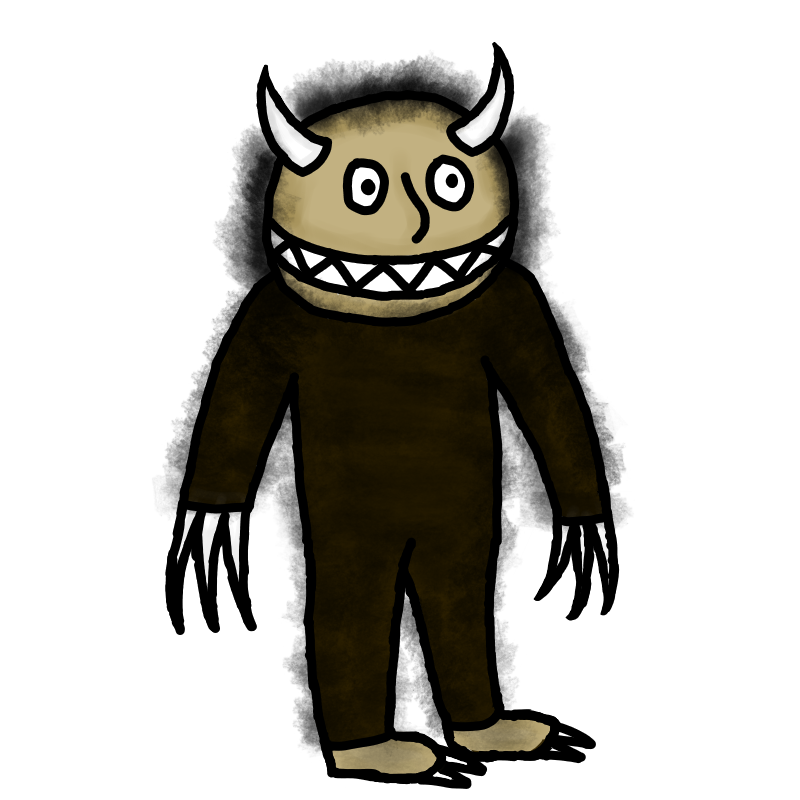
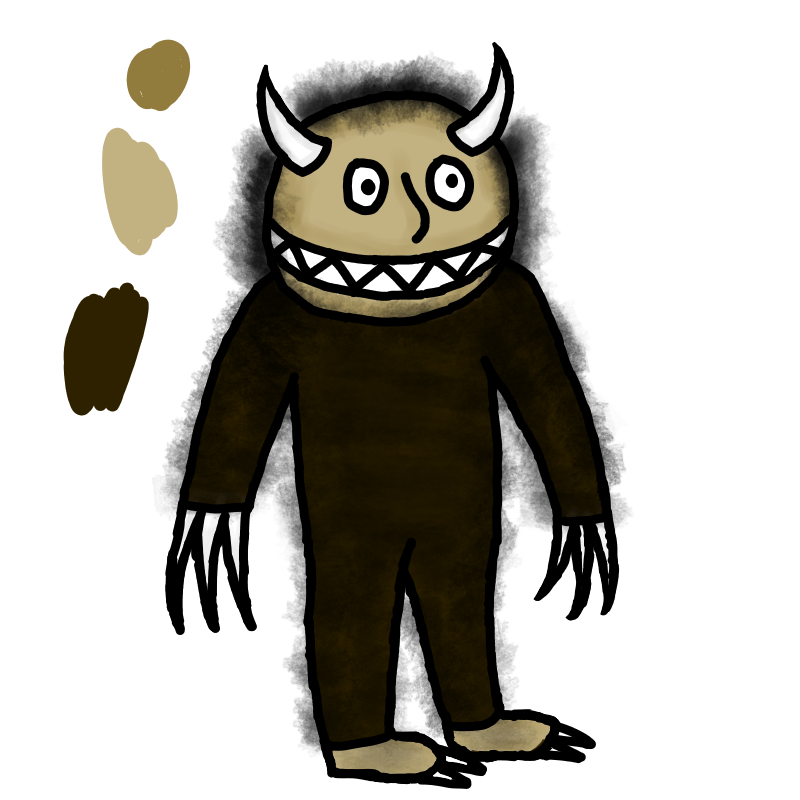
Comparing the layer stacks of the two (800, 800) images. Changes:
painted on "outline" over left=128, top=39, right=281, bottom=384
painted on "fuzz" over left=128, top=39, right=281, bottom=384
painted on "detail" over left=128, top=39, right=281, bottom=384
painted on "fill" over left=128, top=64, right=281, bottom=384
showed "palette" over left=63, top=39, right=281, bottom=416
